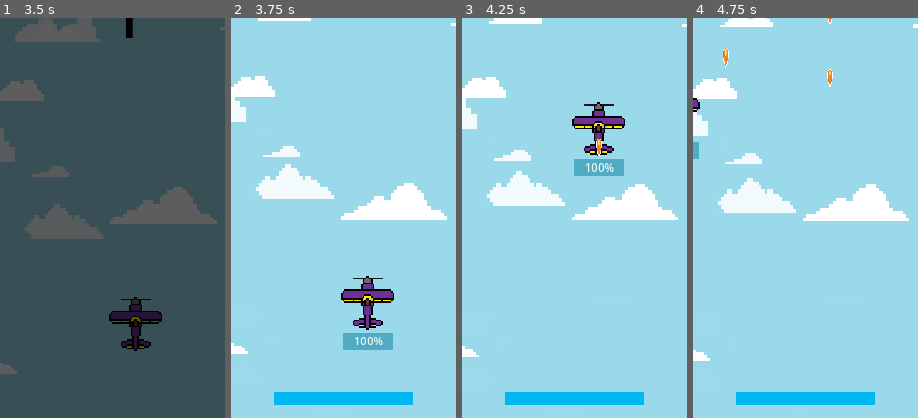
Above: before the commit, frames 1-4 (left to right).
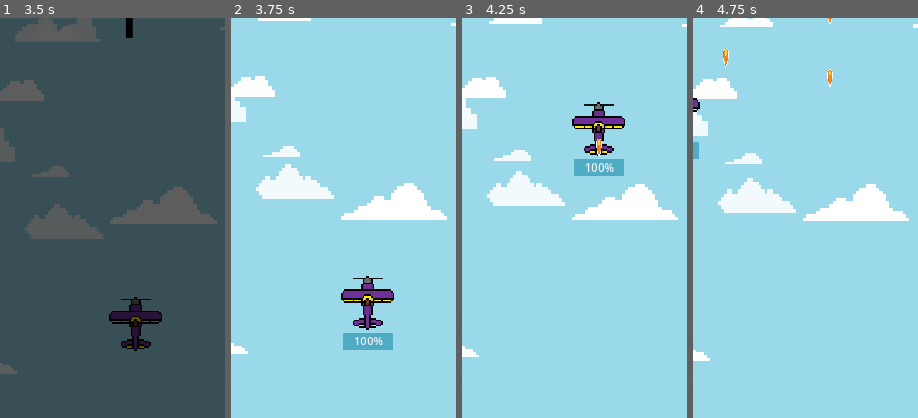
Above: after the commit, the same moments.

Repository: edmundyu2008/LeBombJames
Game: Godot game, scene res://UI/main_menu.tscn
Same seed, same stepped clock (60 frames per second), same inputs: the game is played once before the commit and once after it.
Inputs (mouse positions are % of the whole screen's width and height, from its top left):
- Up to frame 1 (3.5 s): click (24, 67) at 0.5 s; tap Enter (ui_accept) at 1.25, 1.35, 1.52, 1.82, 2.1, 2.27, 2.57, 2.85 s; hold D (ui_right) 1.28-2.03 s; hold S (ui_down) 2.03-2.78 s; hold D (ui_right) from 2.78 s (still down)
- Up to frame 2 (3.75 s): release D (ui_right) at 3.53 s; hold W (ui_up) from 3.53 s (still down); tap Enter (ui_accept) at 3.6 s
- Up to frame 3 (4.25 s): keep holding W (ui_up); tap Enter (ui_accept) at 3.77, 4.07 s
- Up to frame 4 (4.75 s): release W (ui_up) at 4.28 s; hold A (ui_left) from 4.28 s (still down); tap Enter (ui_accept) at 4.35, 4.52 s
The pictures show only the part of the screen within x 21-71%, y 50-100%; the shares and areas given below are measured in that part.

Frame 1 is identical in both runs. In frame 2, 2.0% of the frame differs, in the area x 19-81%, y 93-97%; in frame 3, 2.0%; in frame 4, 2.0%.

Commit message:
sjksjsjsjsiojsio

Diff:
--- a/PauseMenu.gd
+++ b/PauseMenu.gd
@@ -29,7 +29,6 @@
 	get_tree().change_scene_to_file("res://UI/countdown.tscn")
 	game_stats.score = 0
 	game_stats.player_health = 3
-	game_stats.player_energy = 10
 
 
 func _on_exit_pressed():
--- a/UI/you_died.gd
+++ b/UI/you_died.gd
@@ -15,5 +15,4 @@
 	if Input.is_action_just_pressed("ui_accept"):
 		game_stats.score = 0
 		game_stats.player_health = 3
-		game_stats.player_energy = 10
 		get_tree().change_scene_to_file("res://UI/main_menu.tscn")
--- a/game_stats.gd
+++ b/game_stats.gd
@@ -14,11 +14,5 @@
 		player_health = value
 		player_health_changed.emit(player_health)
 
-@export var player_energy: int = 10:
-	set(value):
-		player_energy = value
-		player_energy_changed.emit(player_energy)
-
 signal score_changed(new_score)
 signal player_health_changed(new_player_health)
-signal player_energy_changed(new_player_energy)
--- a/main.gd
+++ b/main.gd
@@ -2,13 +2,11 @@
 
 @export var game_stats: GameStats
 
-@onready var energy_bar: = $EnergyBar
 @onready var hearts: TextureRect = $Hearts
 @onready var plane: Node2D = $Plane
 @onready var score_label: Label = $ScoreLabel
 
 var heart_size = 254
-var energy_bar_size = 20
 
 func _ready() -> void:
 	randomize()
@@ -16,8 +14,6 @@
 	game_stats.score_changed.connect(update_score_label)
 	update_health_points(game_stats.player_health)
 	game_stats.player_health_changed.connect(update_health_points)
-	update_energy_points(game_stats.player_energy)
-	game_stats.player_energy_changed.connect(update_energy_points)
 	plane.tree_exiting.connect(func():
 		await get_tree().create_timer(0.5).timeout
 		get_tree().change_scene_to_file("res://UI/you_died.tscn")
@@ -27,8 +23,5 @@
 func update_health_points(new_player_health: int) -> void:
 	$Hearts.size.x = new_player_health * heart_size
 
-func update_energy_points(new_player_energy: int) -> void:
-	$EnergyBar.size.x = new_player_energy * energy_bar_size
-
 func update_score_label(new_score: int) -> void:
 	score_label.text = "Score: " + str(new_score)
--- a/main.tscn
+++ b/main.tscn
@@ -1,11 +1,10 @@
-[gd_scene load_steps=10 format=3 uid="uid://sgq6lpm8oo6y"]
+[gd_scene load_steps=9 format=3 uid="uid://sgq6lpm8oo6y"]
 
 [ext_resource type="Script" path="res://main.gd" id="1_0qyg6"]
 [ext_resource type="PackedScene" uid="uid://cltw1jastd5q3" path="res://player_plane/plane.tscn" id="2_31cqr"]
 [ext_resource type="Resource" uid="uid://crfoy43it46ev" path="res://game_stats.tres" id="2_yk8ov"]
 [ext_resource type="PackedScene" uid="uid://cvw4ajho6rrms" path="res://UI/sky_background.tscn" id="3_8bceq"]
 [ext_resource type="PackedScene" uid="uid://cay4vl7nga5bg" path="res://opps/opp_generator.tscn" id="3_jg6w0"]
-[ext_resource type="Texture2D" uid="uid://chbdtjxj6cxg7" path="res://energy_bar.png" id="6_t1jd2"]
 [ext_resource type="FontFile" uid="uid://jl34hxvwvjwv" path="res://kenney_mini_square.ttf" id="6_v323r"]
 [ext_resource type="PackedScene" uid="uid://dbc6wuup05crm" path="res://UI/pause_menu.tscn" id="7_45hcr"]
 [ext_resource type="Texture2D" uid="uid://c7x5ngkq4h40s" path="res://pixelheart.png" id="9_6brik"]
@@ -41,19 +40,6 @@
 expand_mode = 1
 stretch_mode = 1
 
-[node name="EnergyBar" type="TextureRect" parent="."]
-anchors_preset = 2
-anchor_top = 1.0
-anchor_bottom = 1.0
-offset_left = 200.0
-offset_top = 1114.0
-offset_right = 220.0
-offset_bottom = 1134.0
-grow_vertical = 0
-texture = ExtResource("6_t1jd2")
-expand_mode = 1
-stretch_mode = 1
-
 [node name="Plane" parent="." instance=ExtResource("2_31cqr")]
 position = Vector2(335, 1019)
 
--- a/player_plane/plane.gd
+++ b/player_plane/plane.gd
@@ -13,7 +13,7 @@
 @onready var energy_bar = $EnergyBar
 
 @export var energy = 0
-var max_energy = 10
+var max_energy = 15
 
 func _ready():
 	energy = max_energy
--- a/player_plane/plane.tscn
+++ b/player_plane/plane.tscn
@@ -104,4 +104,4 @@
 offset_bottom = 51.0
 theme_override_styles/background = SubResource("StyleBoxFlat_cgnu0")
 theme_override_styles/fill = SubResource("StyleBoxFlat_ux4b1")
-max_value = 10.0
+max_value = 15.0
